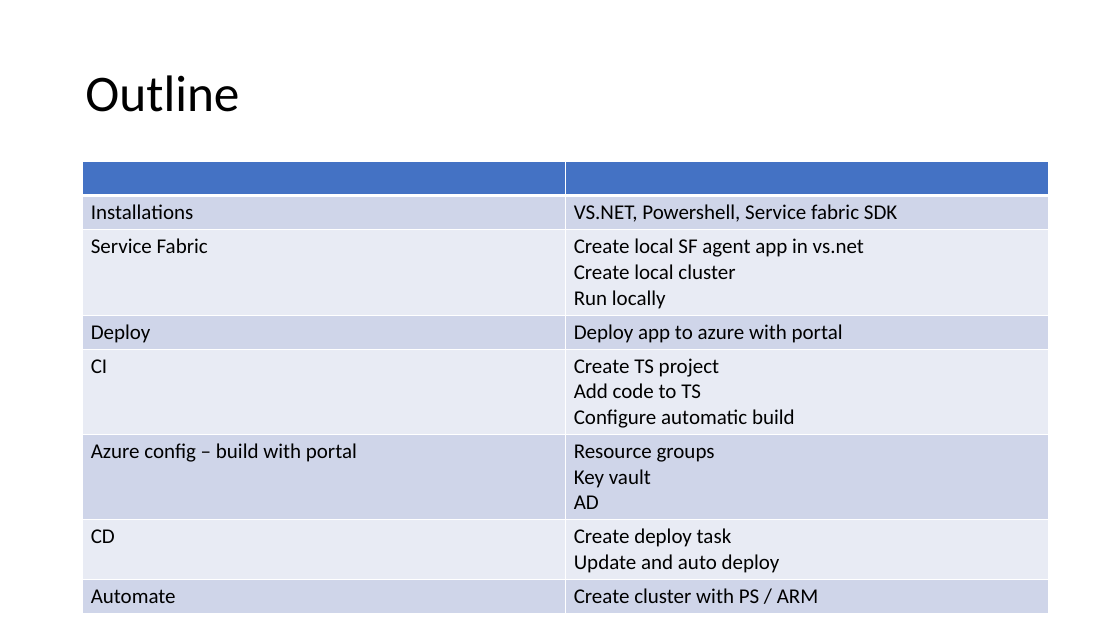
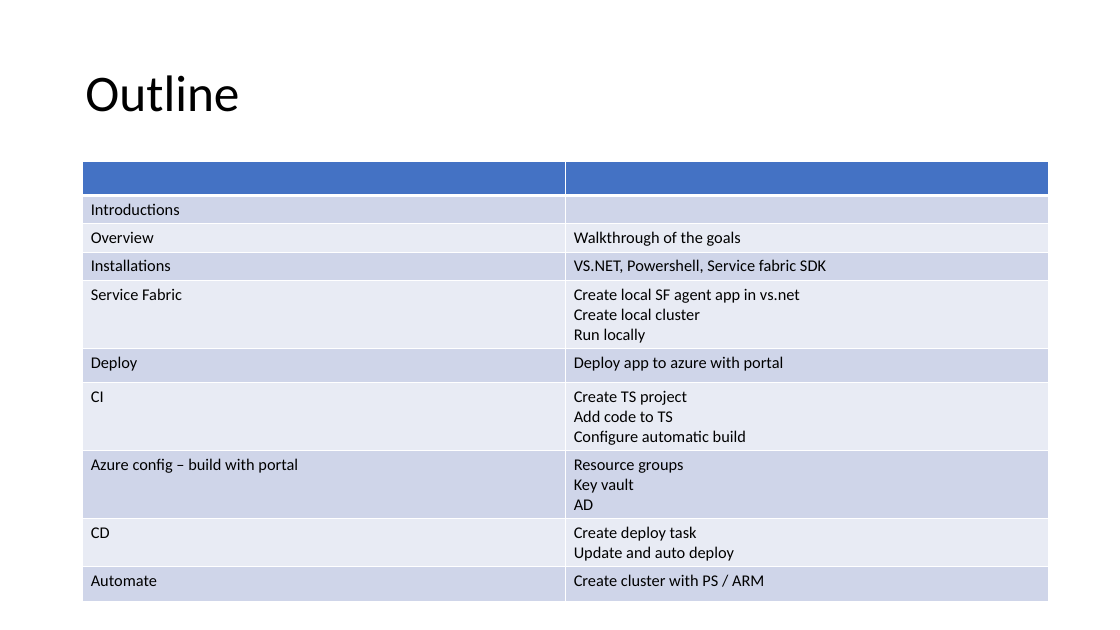
Before and after one commit to mheydt/sftf, a slide deck: slide 2 of Prez/Service Fabric Hackathon.pptx. Drawn at 1120x630 pixels with LibreOffice and Linux fonts; fonts in the diff are those of the drawing. Boxes give left, top, right and bottom in pixels: in the first picture for what was removed or moved away, otherwise in the second. Text is boxed around its words. In the diff, an @@ line names an element or a change of style, - is before the commit and + after.

Commit message:
Update outline

```diff
--- a/Prez/Service Fabric Hackathon.pptx
+++ b/Prez/Service Fabric Hackathon.pptx
@@ table at bbox=[82, 161, 1049, 597] @@
+row 2: Introductions | 
+row 3: Overview | Walkthrough of the goals
```
